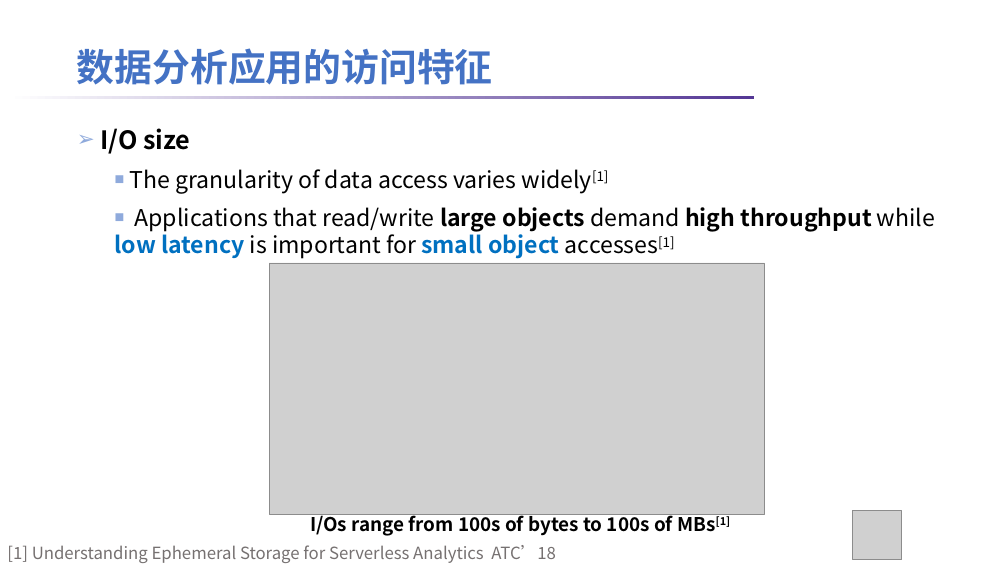
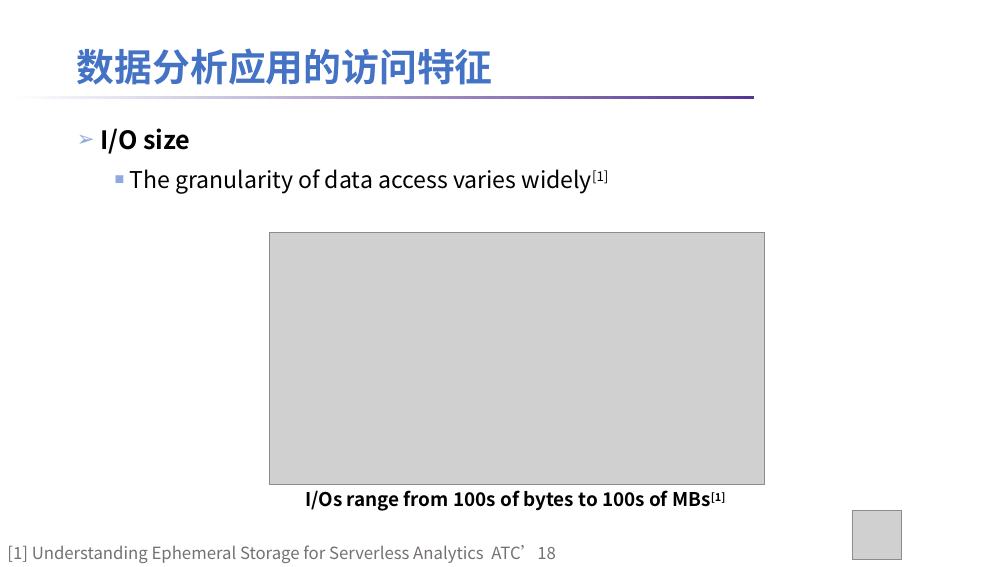
Before and after one commit to lt2000/ADSL, a slide deck: slide 7 of meeting/Serverless数据分析应用特征的定性分析.pptx. Drawn at 1008x567 pixels with LibreOffice and Linux fonts; fonts in the diff are those of the drawing; grey boxes stand for pictures; background and template pictures are left out. Boxes give left, top, right and bottom in pixels: in the first picture for what was removed or moved away, otherwise in the second. Text is boxed around its words. In the diff, an @@ line names an element or a change of style, - is before the commit and + after.

```diff
--- a/meeting/Serverless数据分析应用特征的定性分析.pptx
+++ b/meeting/Serverless数据分析应用特征的定性分析.pptx
@@ text at [115, 207, 935, 259]: paragraph removed @@
-  ■ Applications that read/write large objects demand high throughput while low latency is important for small object accesses[1]
@@ picture: place and size @@
-picture at [269, 263, 765, 515]
+picture at [269, 233, 765, 485]
@@ text "I/Os range from 100s of ..." rewrapped from [310, 511, 731, 536] to [305, 490, 726, 511] @@
```
Also in this commit, not shown: 3 other slides changed, 23 other files.
